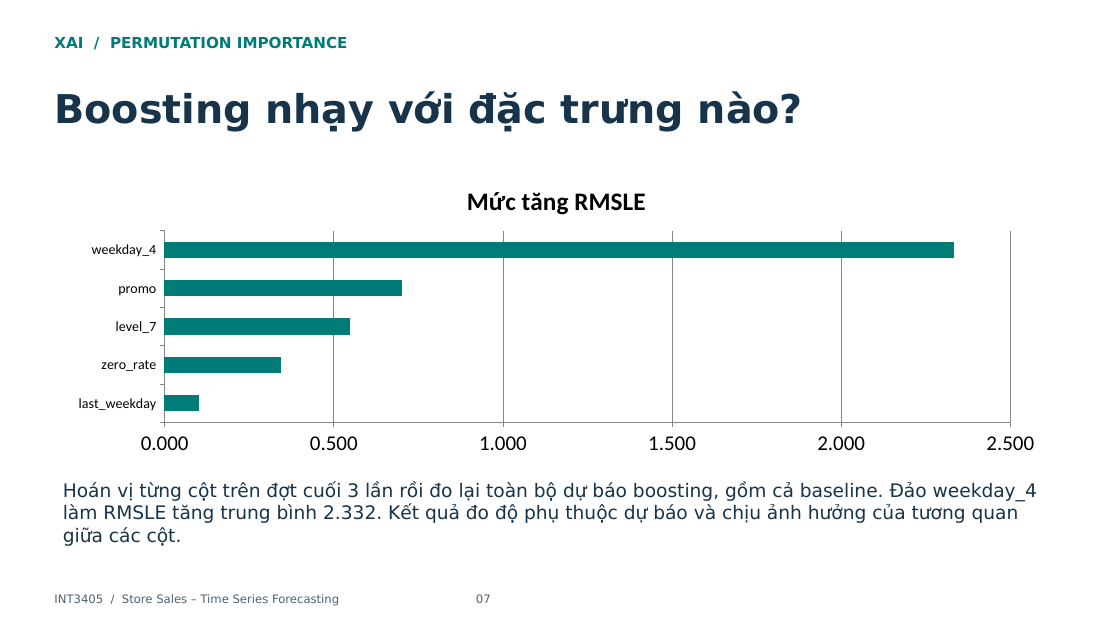
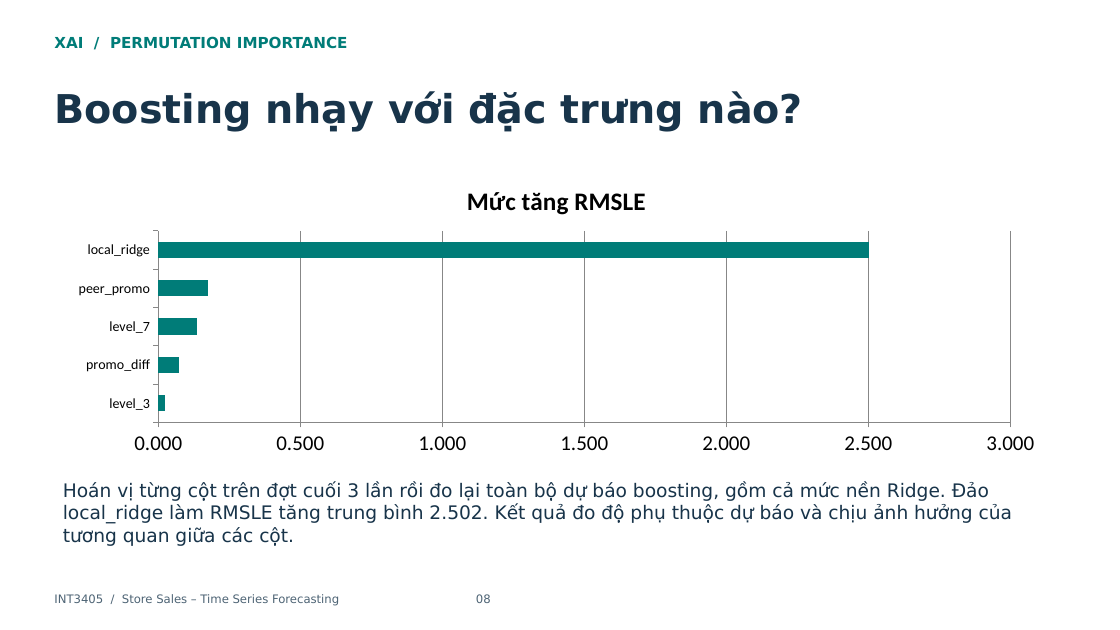
Before and after one commit to nchh06/ML_store_sales, a slide deck: slide 8 of report.pptx (slide 7 before the commit). Drawn at 1120x630 pixels with LibreOffice and Linux fonts; fonts in the diff are those of the drawing. Boxes give left, top, right and bottom in pixels: in the first picture for what was removed or moved away, otherwise in the second. Text is boxed around its words. In the diff, an @@ line names an element or a change of style, - is before the commit and + after.

Commit message:
feat: improve Favorita forecasts with local ridge and seasonal training

```diff
--- a/report.pptx
+++ b/report.pptx
@@ bar chart at [59, 168, 1054, 462] @@
-categories: last_weekday, zero_rate, level_7, promo, weekday_4
+categories: level_3, promo_diff, level_7, peer_promo, local_ridge
-Mức tăng RMSLE: 0.1, 0.34, 0.55, 0.7, 2.33
+Mức tăng RMSLE: 0.02, 0.07, 0.13, 0.17, 2.5
@@ text at [63, 482, 1012, 546]: text changed @@
-Hoán vị từng cột trên đợt cuối 3 lần rồi đo lại toàn bộ dự báo boosting, gồm cả baseline. Đảo weekday_4 làm RMSLE tăng trung bình 2.332. Kết quả đo độ phụ thuộc dự báo và chịu ảnh hưởng của tương quan giữa các cột.
+Hoán vị từng cột trên đợt cuối 3 lần rồi đo lại toàn bộ dự báo boosting, gồm cả mức nền Ridge. Đảo local_ridge làm RMSLE tăng trung bình 2.502. Kết quả đo độ phụ thuộc dự báo và chịu ảnh hưởng của tương quan giữa các cột.
@@ text at [54, 594, 491, 606]: text changed @@
-INT3405 / Store Sales – Time Series Forecasting 07
+INT3405 / Store Sales – Time Series Forecasting 08
```
Also in this commit, not shown: 6 other slides changed, 1 slide added, 7 other files.
